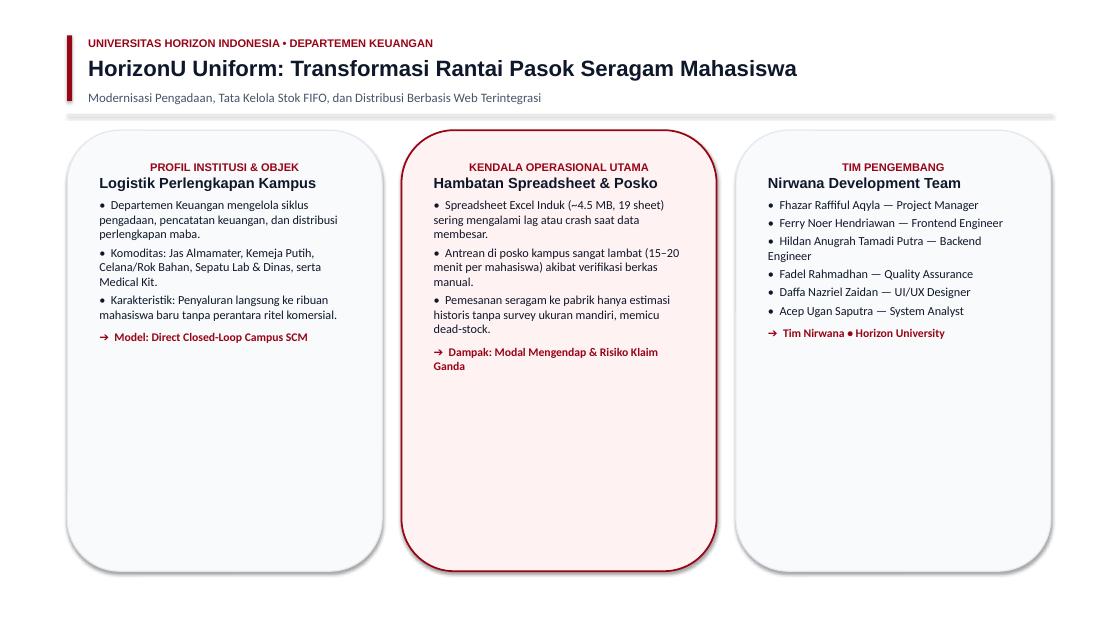
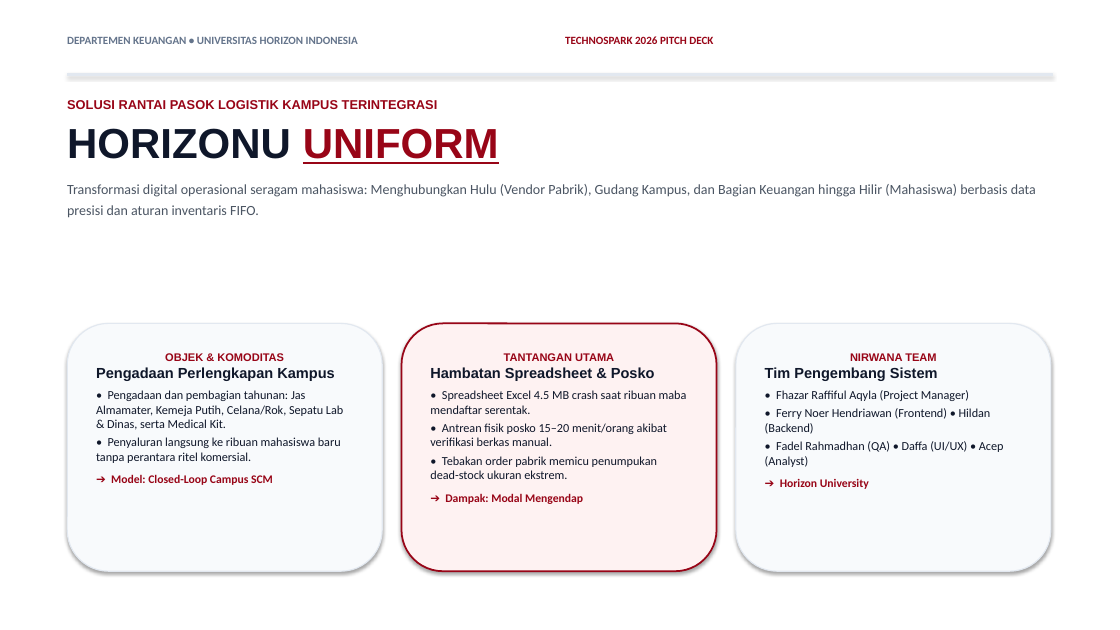
Before and after one commit to hildan-anugrah/tectnospark, a slide deck: slide 1 of HorizonU_Uniform_UniStock_SCM_Presentasi_Technospark.pptx. Drawn at 1120x630 pixels with LibreOffice and Linux fonts; fonts in the diff are those of the drawing. Boxes give left, top, right and bottom in pixels: in the first picture for what was removed or moved away, otherwise in the second. Text is boxed around its words. In the diff, an @@ line names an element or a change of style, - is before the commit and + after.

Commit message:
fix: responsive auto-scaling for fullscreen view and sync slide 1 landing layout in pptx

```diff
--- a/HorizonU_Uniform_UniStock_SCM_Presentasi_Technospark.pptx
+++ b/HorizonU_Uniform_UniStock_SCM_Presentasi_Technospark.pptx
@@ text at box(67, 36, 713, 44): text changed; font Arial to Calibri; text colour #980517 to #64748B @@
-UNIVERSITAS HORIZON INDONESIA • DEPARTEMEN KEUANGAN
+DEPARTEMEN KEUANGAN • UNIVERSITAS HORIZON INDONESIA TECHNOSPARK 2026 PITCH DECK
@@ rectangle removed at box(67, 35, 72, 101) @@
@@ rectangle: place and size @@
-rectangle at box(67, 114, 1053, 115)
+rectangle at box(67, 74, 1053, 76)
@@ rectangle at box(67, 74, 1053, 76): outline none to #E2E8F0 0.75 pt @@
@@ text at box(67, 100, 1036, 218): text changed; size 19 to 12 pt; font Arial to Calibri; text colour #0F172A to #4B5563; bold off @@
-HorizonU Uniform: Transformasi Rantai Pasok Seragam Mahasiswa
+SOLUSI RANTAI PASOK LOGISTIK KAMPUS TERINTEGRASI
+HORIZONU UNIFORM
+Transformasi digital operasional seragam mahasiswa: Menghubungkan Hulu (Vendor Pabrik), Gudang Kampus, dan Bagian Keuangan hingga Hilir (Mahasiswa) berbasis data presisi dan aturan inventaris FIFO.
@@ text removed at box(88, 93, 542, 104) @@
-Modernisasi Pengadaan, Tata Kelola Stok FIFO, dan Distribusi Berbasis Web Terintegrasi
@@ rounded rectangle "OBJEK & KOMODITAS": place and size @@
-rounded rectangle "OBJEK & KOMODITAS" at box(67, 130, 382, 571)
+rounded rectangle "OBJEK & KOMODITAS" at box(67, 323, 382, 571)
@@ rounded rectangle "TANTANGAN UTAMA": place and size @@
-rounded rectangle "TANTANGAN UTAMA" at box(402, 130, 717, 571)
+rounded rectangle "TANTANGAN UTAMA" at box(402, 323, 717, 571)
@@ rounded rectangle "NIRWANA TEAM": place and size @@
-rounded rectangle "NIRWANA TEAM" at box(736, 130, 1051, 571)
+rounded rectangle "NIRWANA TEAM" at box(736, 323, 1051, 571)
@@ text in rounded rectangle at box(96, 353, 343, 485): text changed @@
-PROFIL INSTITUSI & OBJEK
-Logistik Perlengkapan Kampus
-• Departemen Keuangan mengelola siklus pengadaan, pencatatan keuangan, dan distribusi perlengkapan maba.
-• Komoditas: Jas Almamater, Kemeja Putih, Celana/Rok Bahan, Sepatu Lab & Dinas, serta Medical Kit.
-• Karakteristik: Penyaluran langsung ke ribuan mahasiswa baru tanpa perantara ritel komersial.
-➔ Model: Direct Closed-Loop Campus SCM
+OBJEK & KOMODITAS
+Pengadaan Perlengkapan Kampus
+• Pengadaan dan pembagian tahunan: Jas Almamater, Kemeja Putih, Celana/Rok, Sepatu Lab & Dinas, serta Medical Kit.
+• Penyaluran langsung ke ribuan mahasiswa baru tanpa perantara ritel komersial.
+➔ Model: Closed-Loop Campus SCM
@@ text in rounded rectangle at box(504, 353, 614, 361): text changed @@
-KENDALA OPERASIONAL UTAMA
+TANTANGAN UTAMA
@@ text in rounded rectangle at box(765, 353, 1004, 489): text changed @@
-TIM PENGEMBANG
-Nirwana Development Team
-• Fhazar Raffiful Aqyla — Project Manager
-• Ferry Noer Hendriawan — Frontend Engineer
-• Hildan Anugrah Tamadi Putra — Backend Engineer
-• Fadel Rahmadhan — Quality Assurance
-• Daffa Nazriel Zaidan — UI/UX Designer
-• Acep Ugan Saputra — System Analyst
-➔ Tim Nirwana • Horizon University
+NIRWANA TEAM
+Tim Pengembang Sistem
+• Fhazar Raffiful Aqyla (Project Manager)
+• Ferry Noer Hendriawan (Frontend) • Hildan (Backend)
+• Fadel Rahmadhan (QA) • Daffa (UI/UX) • Acep (Analyst)
+➔ Horizon University
@@ text in rounded rectangle at box(430, 390, 687, 504): text changed @@
-• Spreadsheet Excel Induk (~4.5 MB, 19 sheet) sering mengalami lag atau crash saat data membesar.
-• Antrean di posko kampus sangat lambat (15–20 menit per mahasiswa) akibat verifikasi berkas manual.
-• Pemesanan seragam ke pabrik hanya estimasi historis tanpa survey ukuran mandiri, memicu dead-stock.
-➔ Dampak: Modal Mengendap & Risiko Klaim Ganda
+• Spreadsheet Excel 4.5 MB crash saat ribuan maba mendaftar serentak.
+• Antrean fisik posko 15–20 menit/orang akibat verifikasi berkas manual.
+• Tebakan order pabrik memicu penumpukan dead-stock ukuran ekstrem.
+➔ Dampak: Modal Mengendap
```
Also in this commit, not shown: 1 other slide changed, 2 other files.
